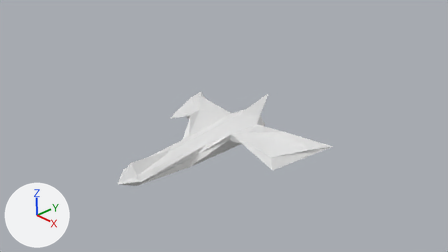
Renders of the Blender file Assets/Models/ship.blend from each side of a commit.
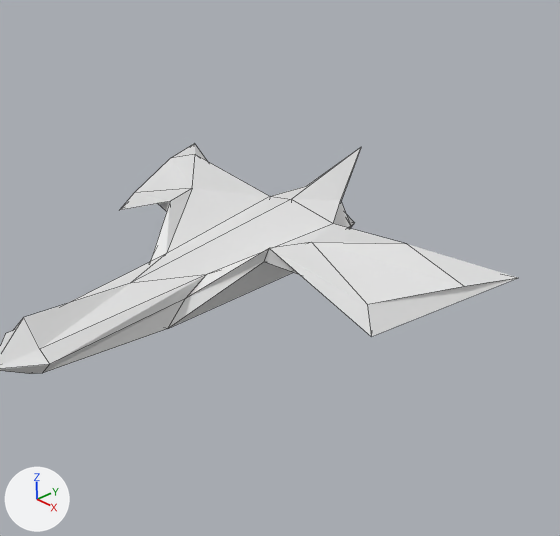
There are two pictures of each version: one from the file's camera 'Camera', one close up on the part from 27% to 78% of the width and 13% to 100% of the height. Arrows for +X, +Y and +Z are at lower left; the lights stay in place. The close-ups show mesh edges as thin lines.
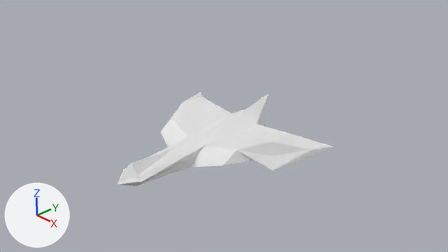
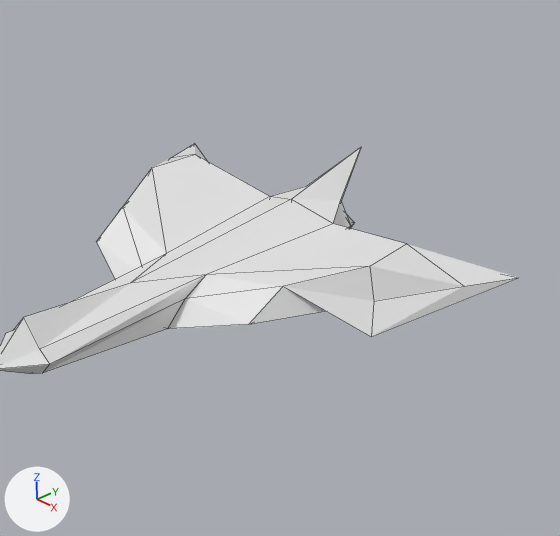
Diff of the bpy script that builds the scene:
```diff
--- a/Assets/Models/ship.blend.py
+++ b/Assets/Models/ship.blend.py
@@ me_cube_001 @@
 me_cube_001.from_pydata(...)  # 36 vertices, 32 faces; spans x -2.22..0.0, y -0.42..0.64, z -2.0..2.46
 # used by ob_cube; location = (0.0, 0.0, 0.0); rotation_euler = (1.571, 0.0, 0.0), in degrees (90, 0, 0)
-me_cube_001.vertices[0].co = (-0.64, 0.31, -0.01)
-me_cube_001.vertices[1].co = (-0.82, 0.41, -0.44)  # pixel (192, 188)
-me_cube_001.vertices[21].co = (-1.61, 0.14, -0.31)  # pixel (134, 192)
-me_cube_001.vertices[24].co = (-0.69, 0.45, -0.04)  # pixel (170, 201)
+# me_cube_001 part 1
+me_cube_001.vertices[0].co = (-1.07, 0.09, 0.58)  # pixel (96, 241)
+me_cube_001.vertices[1].co = (-1.49, 0.41, -0.47)  # pixel (151, 167)
+me_cube_001.vertices[21].co = (-1.61, 0.14, -0.4)
+me_cube_001.vertices[24].co = (-1.11, 0.33, 0.21)  # pixel (122, 206)
```

Pixel boxes [x1, y1, x2, y2] of what changed, in the close-ups (560 x 536 px; the box of a moved part takes in the faces that stretch with it):
part 1 of me_cube_001, moved or reshaped
    before: [120, 154, 517, 337]
    after: [97, 154, 517, 337]
